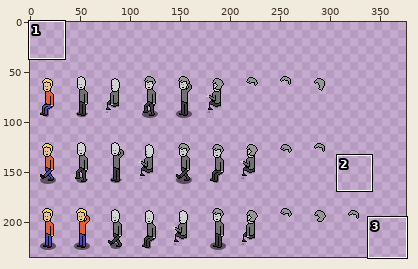
Two states of a sprite sheet, project/android/assets/img/Character_Assets.png. The picture above shows the old version from afar; the outline marks the close-up.
Close-up. Before the commit:
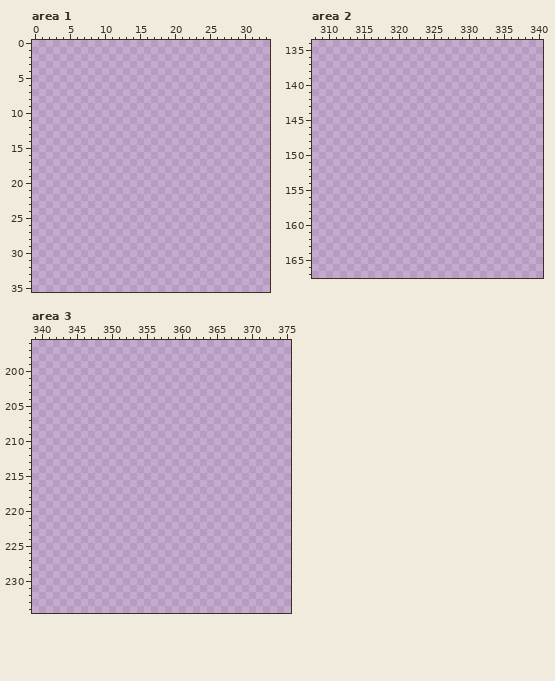
The file is 512x256 pixels. Pixels under 10% opacity are left out. Colours within 5 levels of each other are drawn and written as one. Shown: area 1: x 0..33, y 0..35; area 2: x 308..340, y 134..167; area 3: x 339..375, y 196..234. The old version is drawn lined up with the new one. The wide view leaves out empty margins.
The result:
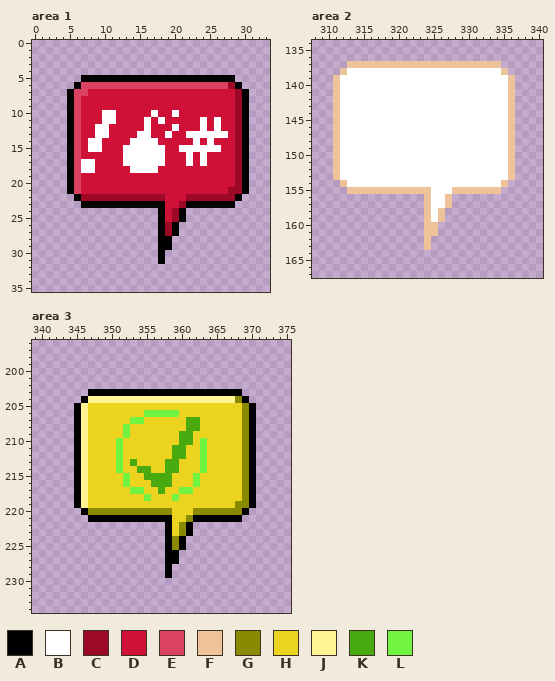
Palette (. is transparent): A #000000  B #ffffff  C #9c0826  D #cf1037  E #db4161  F #eec39a  G #8a8a00  H #ebd320  J #fff392  K #49aa10  L #71f341
Diff:
whole drawing moved by +0,+34 (the old picture is shown already moved)
--- area 1
@@ x 0..33 @@
  4 ..................................
- 5 ..................................
- 6 ..................................
- 7 ..................................
- 8 ..................................
- 9 ..................................
-10 ..................................
-11 ..................................
-12 ..................................
-13 ..................................
-14 ..................................
-15 ..................................
-16 ..................................
-17 ..................................
-18 ..................................
-19 ..................................
-20 ..................................
-21 ..................................
-22 ..................................
-23 ..................................
-24 ..................................
-25 ..................................
-26 ..................................
-27 ..................................
-28 ..................................
-29 ..................................
-30 ..................................
-31 ..................................
+ 5 .......AAAAAAAAAAAAAAAAAAAAAA.....
+ 6 ......AEEEEEEEEEEEEEEEEEEEEECA....
+ 7 .....AEEDDDDDDDDDDDDDDDDDDDDDCA...
+ 8 .....AEDDDDDDDDDDDDDDDDDDDDDDCA...
+ 9 .....AEDDDDDDDDDDDDDDDDDDDDDDCA...
+10 .....AEDDDBBDDDDDBDDBDDDDDDDDCA...
+11 .....AEDDDBBDDDDBDBDDDDDBDBDDCA...
+12 .....AEDDBBDDDDDBDDDBDDDBDBDDCA...
+13 .....AEDDBBDDDDBBDDBDDBBBBBBDCA...
+14 .....AEDBBDDDDBBBBDDDDDBDBDDDCA...
+15 .....AEDBBDDDBBBBBBDDBBBBBBDDCA...
+16 .....AEDDDDDDBBBBBBDDDBDBDDDDCA...
+17 .....AEBBDDDDBBBBBBDDDBDBDDDDCA...
+18 .....AEBBDDDDDBBBBDDDDDDDDDDDCA...
+19 .....AEDDDDDDDDDDDDDDDDDDDDDDCA...
+20 .....AEDDDDDDDDDDDDDDDDDDDDDDCA...
+21 .....AEDDDDDDDDDDDDDDDDDDDDDCCA...
+22 ......ACCCCCCCCCCCCDDDCCCCCCCA....
+23 .......AAAAAAAAAAAADDCAAAAAAA.....
+24 ..................ADCA............
+25 ..................ADCA............
+26 ..................ACA.............
+27 ..................ACA.............
+28 ..................AA..............
+29 ..................AA..............
+30 ..................A...............
+31 ..................A...............
 32 ..................................
--- area 2
@@ x 308..340 @@
 136 .................................
-137 .................................
-138 .................................
-139 .................................
-140 .................................
-141 .................................
-142 .................................
-143 .................................
-144 .................................
-145 .................................
-146 .................................
-147 .................................
-148 .................................
-149 .................................
-150 .................................
-151 .................................
-152 .................................
-153 .................................
-154 .................................
-155 .................................
-156 .................................
-157 .................................
-158 .................................
-159 .................................
-160 .................................
-161 .................................
-162 .................................
-163 .................................
+137 .....FFFFFFFFFFFFFFFFFFFFFF......
+138 ....FBBBBBBBBBBBBBBBBBBBBBBF.....
+139 ...FBBBBBBBBBBBBBBBBBBBBBBBBF....
+140 ...FBBBBBBBBBBBBBBBBBBBBBBBBF....
+141 ...FBBBBBBBBBBBBBBBBBBBBBBBBF....
+142 ...FBBBBBBBBBBBBBBBBBBBBBBBBF....
+143 ...FBBBBBBBBBBBBBBBBBBBBBBBBF....
+144 ...FBBBBBBBBBBBBBBBBBBBBBBBBF....
+145 ...FBBBBBBBBBBBBBBBBBBBBBBBBF....
+146 ...FBBBBBBBBBBBBBBBBBBBBBBBBF....
+147 ...FBBBBBBBBBBBBBBBBBBBBBBBBF....
+148 ...FBBBBBBBBBBBBBBBBBBBBBBBBF....
+149 ...FBBBBBBBBBBBBBBBBBBBBBBBBF....
+150 ...FBBBBBBBBBBBBBBBBBBBBBBBBF....
+151 ...FBBBBBBBBBBBBBBBBBBBBBBBBF....
+152 ...FBBBBBBBBBBBBBBBBBBBBBBBBF....
+153 ...FBBBBBBBBBBBBBBBBBBBBBBBBF....
+154 ....FBBBBBBBBBBBBBBBBBBBBBBF.....
+155 .....FFFFFFFFFFFFBBBFFFFFFF......
+156 ................FBBF.............
+157 ................FBBF.............
+158 ................FBF..............
+159 ................FBF..............
+160 ................FF...............
+161 ................FF...............
+162 ................F................
+163 ................F................
 164 .................................
--- area 3
@@ x 339..375 @@
 202 .....................................
-203 .....................................
-204 .....................................
-205 .....................................
-206 .....................................
-207 .....................................
-208 .....................................
-209 .....................................
-210 .....................................
-211 .....................................
-212 .....................................
-213 .....................................
-214 .....................................
-215 .....................................
-216 .....................................
-217 .....................................
-218 .....................................
-219 .....................................
-220 .....................................
-221 .....................................
-222 .....................................
-223 .....................................
-224 .....................................
-225 .....................................
-226 .....................................
-227 .....................................
-228 .....................................
-229 .....................................
+203 ........AAAAAAAAAAAAAAAAAAAAAA.......
+204 .......AJJJJJJJJJJJJJJJJJJJJJGA......
+205 ......AJHHHHHHHHHHHHHHHHHHHHHHGA.....
+206 ......AJHHHHHHHHLLLLLHHHHHHHHHGA.....
+207 ......AJHHHHHHLLHHHHHHKKHHHHHHGA.....
+208 ......AJHHHHHLHHHHHHHHKKHHHHHHGA.....
+209 ......AJHHHHHLHHHHHHHKKHHHHHHHGA.....
+210 ......AJHHHHLHHHHHHHHKKHLHHHHHGA.....
+211 ......AJHHHHLHHHHHHHKKHHLHHHHHGA.....
+212 ......AJHHHHLHHHHHHHKKHHLHHHHHGA.....
+213 ......AJHHHHLHKHHHHKKHHHLHHHHHGA.....
+214 ......AJHHHHLHHKKHHKKHHHLHHHHHGA.....
+215 ......AJHHHHHLHHKKKKHHHLHHHHHHGA.....
+216 ......AJHHHHHLHHHKKKHHHLHHHHHHGA.....
+217 ......AJHHHHHHLLHHKHHLLHHHHHHHGA.....
+218 ......AJHHHHHHHHLHHHLHHHHHHHHHGA.....
+219 ......AJHHHHHHHHHHHHHHHHHHHHHGGA.....
+220 .......AGGGGGGGGGGGGHHHGGGGGGGA......
+221 ........AAAAAAAAAAAAHHGAAAAAAA.......
+222 ...................AHGA..............
+223 ...................AHGA..............
+224 ...................AGA...............
+225 ...................AGA...............
+226 ...................AA................
+227 ...................AA................
+228 ...................A.................
+229 ...................A.................
 230 .....................................
Where, in picture pixels (left, top, right, bottom), the same in both close-ups:
added: (67, 75, 249, 264)
added: (333, 61, 515, 250)
added: (74, 389, 256, 578)
